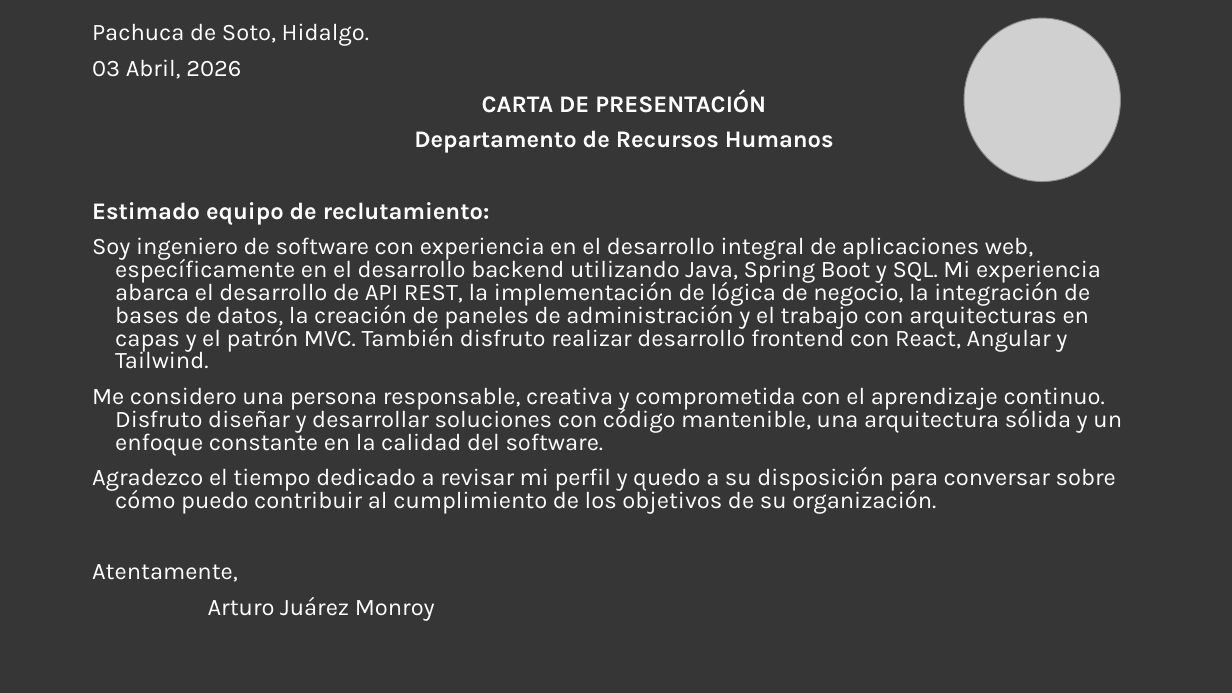
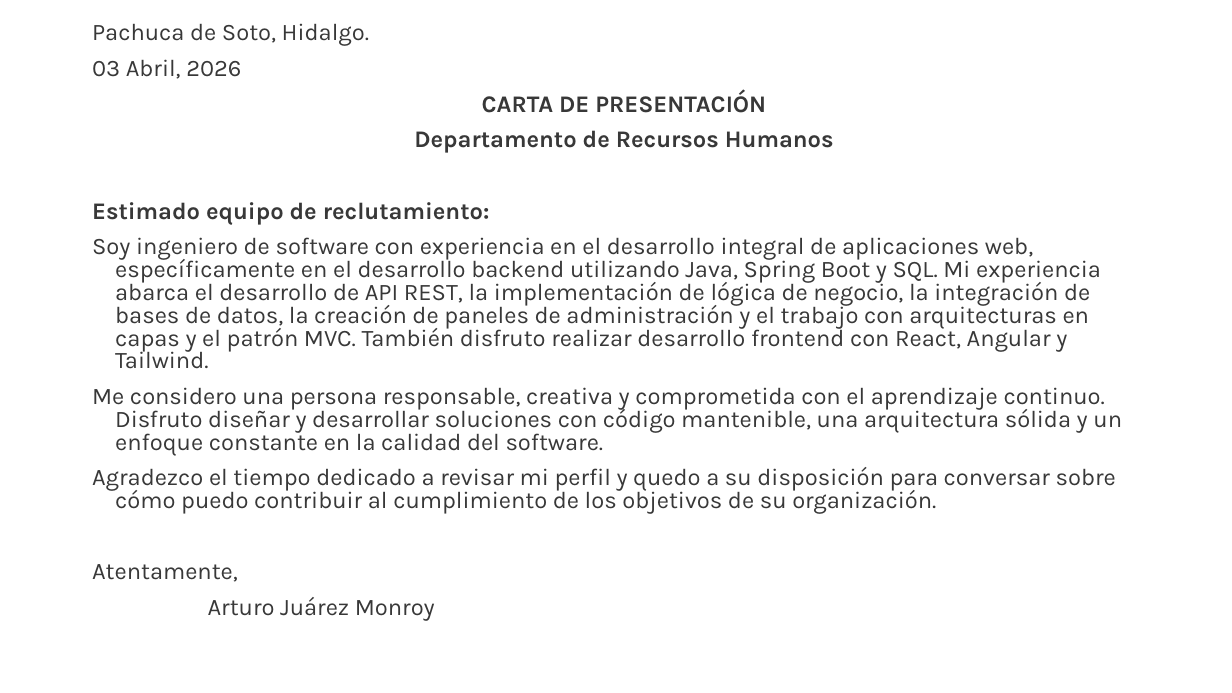
Before and after one commit to ArturoJM0A1/arturojmdev, a slide deck: slide 1 of public/Carta de Presentación.pptx. Drawn at 1232x693 pixels with LibreOffice and Linux fonts; fonts in the diff are those of the drawing; grey boxes stand for pictures. Boxes give left, top, right and bottom in pixels: in the first picture for what was removed or moved away, otherwise in the second. Text is boxed around its words. In the diff, an @@ line names an element or a change of style, - is before the commit and + after.

```diff
--- a/public/Carta de Presentación.pptx
+++ b/public/Carta de Presentación.pptx
@@ background #363636 to #FFFFFF @@
@@ text "Pachuca de Soto, Hidalgo." at box(92, 24, 1122, 621): text colour #FFFFFF to #383838 @@
@@ picture removed at box(964, 18, 1120, 182) @@
```
Also in this commit, not shown: 1 other file.
